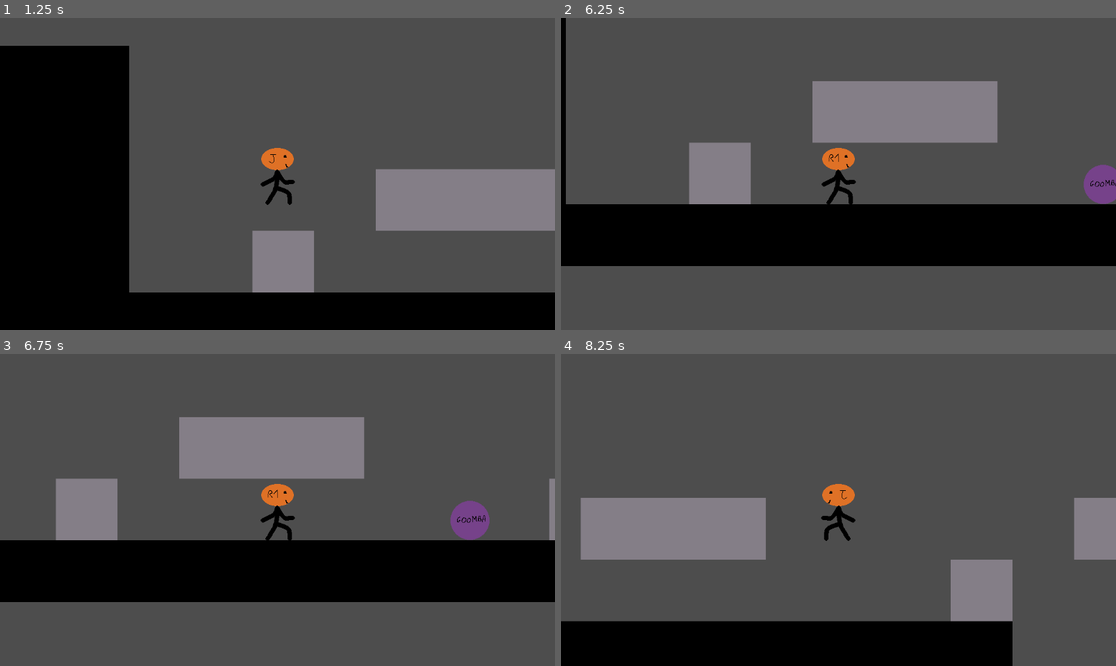
Above: before the commit, frames 1-4 (two rows, left to right).
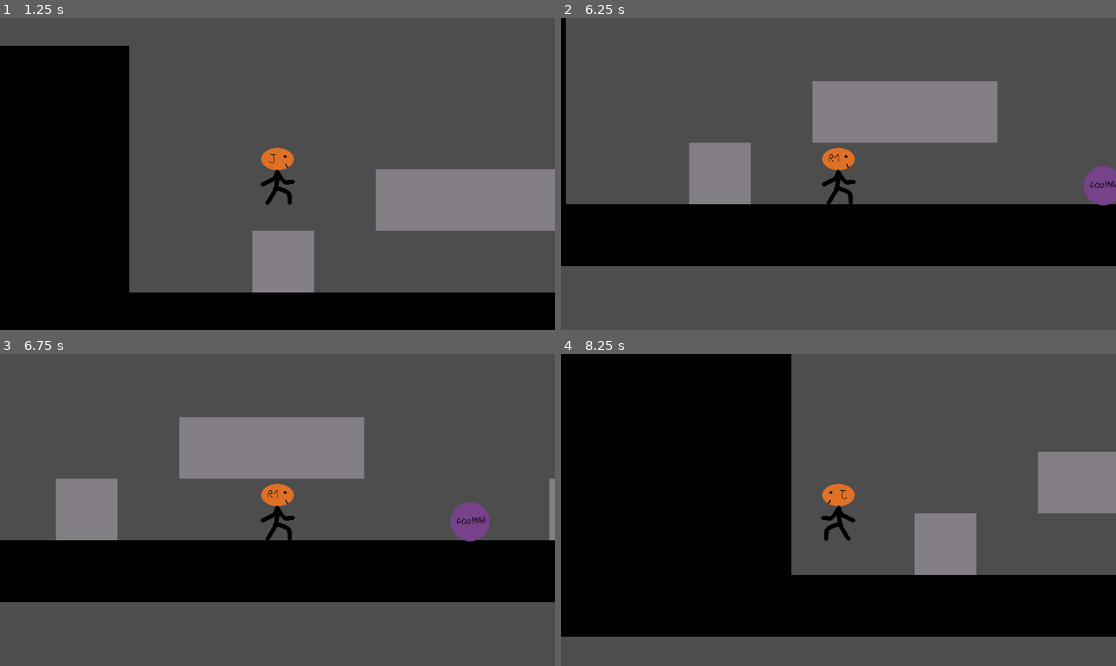
Above: after the commit, the same moments.

Repository: Thanaell/20GamesChallenge
Game: Godot game, scene res://main_scene.tscn
The game is run twice, just before and just after one commit, with the same random seed, the same clock (stepped at 60 frames per second) and the same inputs.
Inputs:
- Up to frame 1 (1.25 s): tap Enter (ui_accept) at 0.5, 0.6, 0.77, 1.07 s; hold Right (ui_right) from 0.53 s (still down)
- Up to frame 2 (6.25 s): tap Enter (ui_accept) at 1.35, 1.52, 1.82, 2.1, 2.85, 3.02, 3.32, 3.6, 3.77, 4.07, 4.35, 4.52, 4.82, 5.1, 5.85, 6.02 s; release Right (ui_right) at 2.03 s; hold Left (ui_left) 2.03-4.28 s; hold Right (ui_right) from 4.28 s (still down)
- Up to frame 3 (6.75 s): keep holding Right (ui_right); tap Enter (ui_accept) at 6.32, 6.6 s
- Up to frame 4 (8.25 s): tap Enter (ui_accept) at 6.77, 7.07, 7.35, 7.52, 7.82, 8.1 s; release Right (ui_right) at 8.03 s; hold Left (ui_left) from 8.03 s (still down)

Frame 1 is identical in both runs. In frame 2, 0.1% of the frame differs, in the area x 94-100%, y 46-61%; in frame 3, 0.1%; in frame 4, 59%, in the area x 0-100%, y 0-100%.

Commit message:
Add death and kill for enemies

Diff:
--- a/Pumpkin-Mario/character.gd
+++ b/Pumpkin-Mario/character.gd
@@ -1,11 +1,17 @@
 extends CharacterBody2D
-
 
 const SPEED = 300.0
 const JUMP_VELOCITY = -600.0
+const SPAWN_POSITION: Vector2 = Vector2(98.0, 444.0)
 
 # Get the gravity from the project settings to be synced with RigidBody nodes.
 var gravity = ProjectSettings.get_setting("physics/2d/default_gravity")
+
+var should_bounce: bool = false
+
+
+func _ready():
+	position = SPAWN_POSITION
 
 
 func _physics_process(delta):
@@ -17,6 +23,10 @@
 		$AnimatedSprite2D.play("running")
 	# Handle jump.
 	if Input.is_action_just_pressed("ui_accept") and is_on_floor():
+		velocity.y = JUMP_VELOCITY
+
+	if should_bounce:
+		should_bounce = false
 		velocity.y = JUMP_VELOCITY
 
 	# Get the input direction and handle the movement/deceleration.
@@ -31,3 +41,14 @@
 	else : $AnimatedSprite2D.scale.x=-1
 	if velocity.x==0 && is_on_floor() : $AnimatedSprite2D.play("idle")
 	move_and_slide()
+	for i in get_slide_collision_count():
+		if get_slide_collision(i).get_collider().is_in_group("enemy"):
+			on_kill_player_collision()
+
+
+func on_kill_player_collision():
+	position = SPAWN_POSITION
+
+
+func on_bounce():
+	should_bounce = true
--- a/Pumpkin-Mario/character.tscn
+++ b/Pumpkin-Mario/character.tscn
@@ -74,5 +74,4 @@
 shape = SubResource("CircleShape2D_60t05")
 
 [node name="killPlayerCollisionShape" type="CollisionShape2D" parent="."]
-scale = Vector2(1, 1)
 shape = SubResource("CapsuleShape2D_ac5du")
--- a/Pumpkin-Mario/goomba.gd
+++ b/Pumpkin-Mario/goomba.gd
@@ -1,14 +1,6 @@
-extends Area2D
+extends RigidBody2D
 
 
-# Called when the node enters the scene tree for the first time.
-func _ready():
-	pass # Replace with function body.
-
-
-# Called every frame. 'delta' is the elapsed time since the previous frame.
-func _process(delta):
-	pass
-
-func on_kill_goomba_entered(area : Area2D):
+func on_kill_goomba_entered(_area : Area2D):
+	Character.on_bounce()
 	queue_free()
--- a/Pumpkin-Mario/goomba.tscn
+++ b/Pumpkin-Mario/goomba.tscn
@@ -8,7 +8,7 @@
 [sub_resource type="CircleShape2D" id="CircleShape2D_a12sd"]
 radius = 27.6586
 
-[node name="Area2D" type="Area2D"]
+[node name="goomba" type="RigidBody2D" groups=["enemy"]]
 script = ExtResource("1_46sua")
 
 [node name="Sprite2D" type="Sprite2D" parent="."]
@@ -23,9 +23,7 @@
 scale = Vector2(1.88807, 1.12142)
 shape = SubResource("CircleShape2D_p817j")
 
-[node name="killPlayerArea" type="Area2D" parent="."]
-
-[node name="killPlayerCollisionShape" type="CollisionShape2D" parent="killPlayerArea"]
+[node name="killPlayerCollisionShape" type="CollisionShape2D" parent="."]
 position = Vector2(1, 31)
 scale = Vector2(1.27853, -1.14291)
 shape = SubResource("CircleShape2D_a12sd")
--- a/Pumpkin-Mario/main_scene.tscn
+++ b/Pumpkin-Mario/main_scene.tscn
@@ -1,19 +1,15 @@
-[gd_scene load_steps=5 format=3 uid="uid://b1vuvmlx36ihe"]
+[gd_scene load_steps=4 format=3 uid="uid://b1vuvmlx36ihe"]
 
 [ext_resource type="PackedScene" uid="uid://bvyvmtriqqdvf" path="res://level.tscn" id="1_2wcrl"]
 [ext_resource type="PackedScene" uid="uid://dfg0iw4wjsop3" path="res://goomba.tscn" id="2_tjx7n"]
 [ext_resource type="PackedScene" uid="uid://q4ueyrv4cick" path="res://turtle.tscn" id="3_yfcmo"]
-[ext_resource type="PackedScene" uid="uid://dskydl70hr3k3" path="res://character.tscn" id="4_42odv"]
 
 [node name="main" type="Node2D"]
 
 [node name="TileMap" parent="." instance=ExtResource("1_2wcrl")]
 
-[node name="Area2D" parent="." instance=ExtResource("2_tjx7n")]
+[node name="goomba" parent="." instance=ExtResource("2_tjx7n")]
 position = Vector2(1114, 447)
 
-[node name="Area2D2" parent="." instance=ExtResource("3_yfcmo")]
+[node name="turtle" parent="." instance=ExtResource("3_yfcmo")]
 position = Vector2(2237, 443)
-
-[node name="CharacterBody2D" parent="." instance=ExtResource("4_42odv")]
-position = Vector2(98, 444)
--- a/Pumpkin-Mario/project.godot
+++ b/Pumpkin-Mario/project.godot
@@ -15,6 +15,10 @@
 config/features=PackedStringArray("4.2", "Forward Plus")
 config/icon="res://icon.svg"
 
+[autoload]
+
+Character="*res://character.tscn"
+
 [layer_names]
 
 2d_physics/layer_1="General"
--- /dev/null
+++ b/Pumpkin-Mario/turtle.gd
@@ -0,0 +1,33 @@
+extends RigidBody2D
+
+const up_collider_position: Vector2 = Vector2(9.0, 31.0)
+const down_collider_position: Vector2 = Vector2(-6.0, 39.0)
+
+var is_up: bool = true
+var should_stop: bool = false
+
+@onready var turtle_stomp_area: Area2D = $stompTurtleArea
+
+
+func _ready():
+	$AnimatedSprite2D.play("up")
+	turtle_stomp_area.position = up_collider_position
+
+
+func _integrate_forces(_state):
+	if should_stop:
+		should_stop = false
+		linear_velocity = Vector2(0.0, 0.0)
+
+
+func on_stomp_turtle(_area: Area2D):
+	Character.on_bounce()
+	if is_up:
+		is_up = false
+		$AnimatedSprite2D.play("down")
+		turtle_stomp_area.position = down_collider_position
+	else:
+		if linear_velocity.x <= 0.01:
+			queue_free()
+		else:
+			should_stop = true
--- a/Pumpkin-Mario/turtle.tscn
+++ b/Pumpkin-Mario/turtle.tscn
@@ -1,6 +1,7 @@
-[gd_scene load_steps=5 format=3 uid="uid://q4ueyrv4cick"]
+[gd_scene load_steps=7 format=3 uid="uid://q4ueyrv4cick"]
 
 [ext_resource type="Texture2D" uid="uid://cfebm7m0gnyr8" path="res://Assets/turtle2.png" id="1_55p0u"]
+[ext_resource type="Script" path="res://turtle.gd" id="1_dwn08"]
 [ext_resource type="Texture2D" uid="uid://cgufrjp3wo7b2" path="res://Assets/turtle1.png" id="2_13577"]
 
 [sub_resource type="SpriteFrames" id="SpriteFrames_ea2rl"]
@@ -22,15 +23,30 @@
 "speed": 5.0
 }]
 
-[sub_resource type="CircleShape2D" id="CircleShape2D_hxxau"]
+[sub_resource type="RectangleShape2D" id="RectangleShape2D_ttl67"]
 
-[node name="Area2D" type="Area2D"]
+[sub_resource type="CircleShape2D" id="CircleShape2D_rjncn"]
+
+[node name="turtle" type="RigidBody2D" groups=["enemy"]]
+script = ExtResource("1_dwn08")
 
 [node name="AnimatedSprite2D" type="AnimatedSprite2D" parent="."]
 sprite_frames = SubResource("SpriteFrames_ea2rl")
-animation = &"up"
+animation = &"down"
 
 [node name="CollisionShape2D" type="CollisionShape2D" parent="."]
-position = Vector2(10, 24)
-scale = Vector2(3.65875, 3.58632)
-shape = SubResource("CircleShape2D_hxxau")
+position = Vector2(3, 48)
+scale = Vector2(3.6, 1.617)
+shape = SubResource("RectangleShape2D_ttl67")
+
+[node name="stompTurtleArea" type="Area2D" parent="."]
+position = Vector2(9, 31)
+collision_layer = 2
+collision_mask = 2
+
+[node name="stompTurtleCollisionShape" type="CollisionShape2D" parent="stompTurtleArea"]
+position = Vector2(9, -2)
+scale = Vector2(3.04807, 1.12142)
+shape = SubResource("CircleShape2D_rjncn")
+
+[connection signal="area_entered" from="stompTurtleArea" to="." method="on_stomp_turtle"]
Not shown, added: Pumpkin-Mario/.gitattributes
Not shown, added: Pumpkin-Mario/.gitignore
